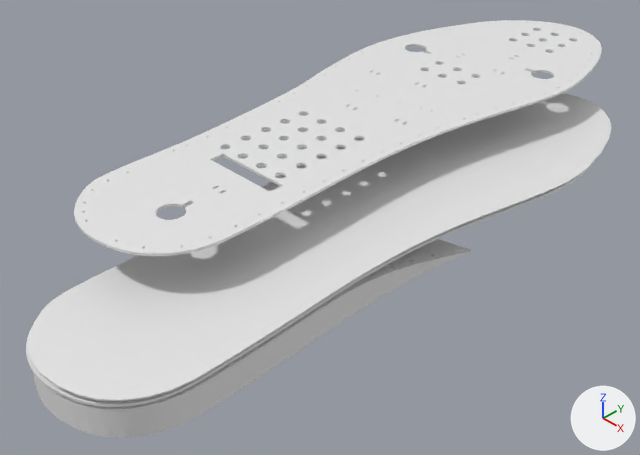
The Blender file blender/walk-with-path/main-scene.blend as it was, and as the next commit left it.
Rendered twice from a camera (50 mm lens) standing at (7.46, -8.57, 6.89) and looking at (-0.81, -0.39, -0.64). The axes (+X, +Y, +Z) are drawn at lower right. The lights are the same throughout. Materials are left out; every surface is plain grey.

The first picture shows 'Heel', 'Mid-Layer', 'SensorHousingInsole-2', 'TopLayer-NativeInventor'.
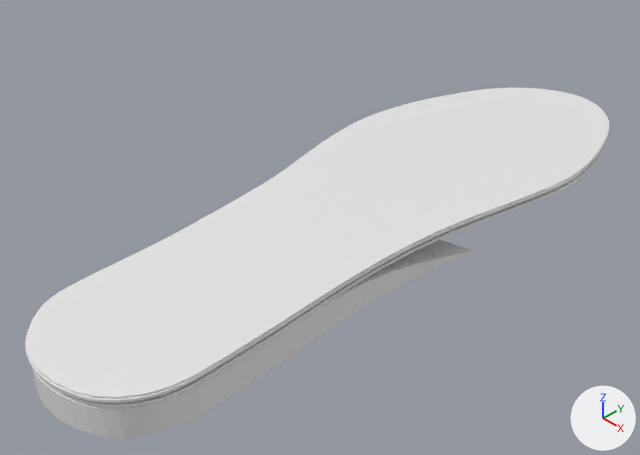
Where the newer file only moved an object's origin or applied its transform, the numbers keep the older frame.

Changed parts and their boxes [x1, y1, x2, y2] in the pictures (640 x 455 px):
'TopLayer-NativeInventor', moved: before [28, 93, 611, 401]; after [26, 88, 609, 398]
'SensorHousingInsole-2', mesh moved: before [74, 20, 602, 256]; after [40, 140, 607, 407]
'Mid-Layer', moved: before [26, 156, 599, 407]; after [25, 132, 609, 403]

The change, as a list of edits to the scene's bpy script:
```text
Change me_sensorhousinginsole_2:
    where me_sensorhousinginsole_2.from_pydata(...)  # 8396 vertices, 17276 faces; spans x 0.0, y -139.0..129.0, z -47.0..44.0
    used by ob_sensorhousinginsole_2; location = (-1.13, 1.47, 0.76); rotation_euler = (0.0, 1.571, 0.0), in degrees (0, 90, 0); scale = (0.04, 0.04, 0.04)
    me_sensorhousinginsole_2 part 1: the whole mesh is moved by (19.0, -36.0, 28.0)
Change ob_toplayer_nativeinventor:
    ob_toplayer_nativeinventor.location: (-0.04, -0.18, 0.1) -> (-0.08, -0.18, 0.12)
Change ob_mid_layer:
    ob_mid_layer.location: (0.0, -0.08, 0.03) -> (0.01, -0.08, 0.09)
```
